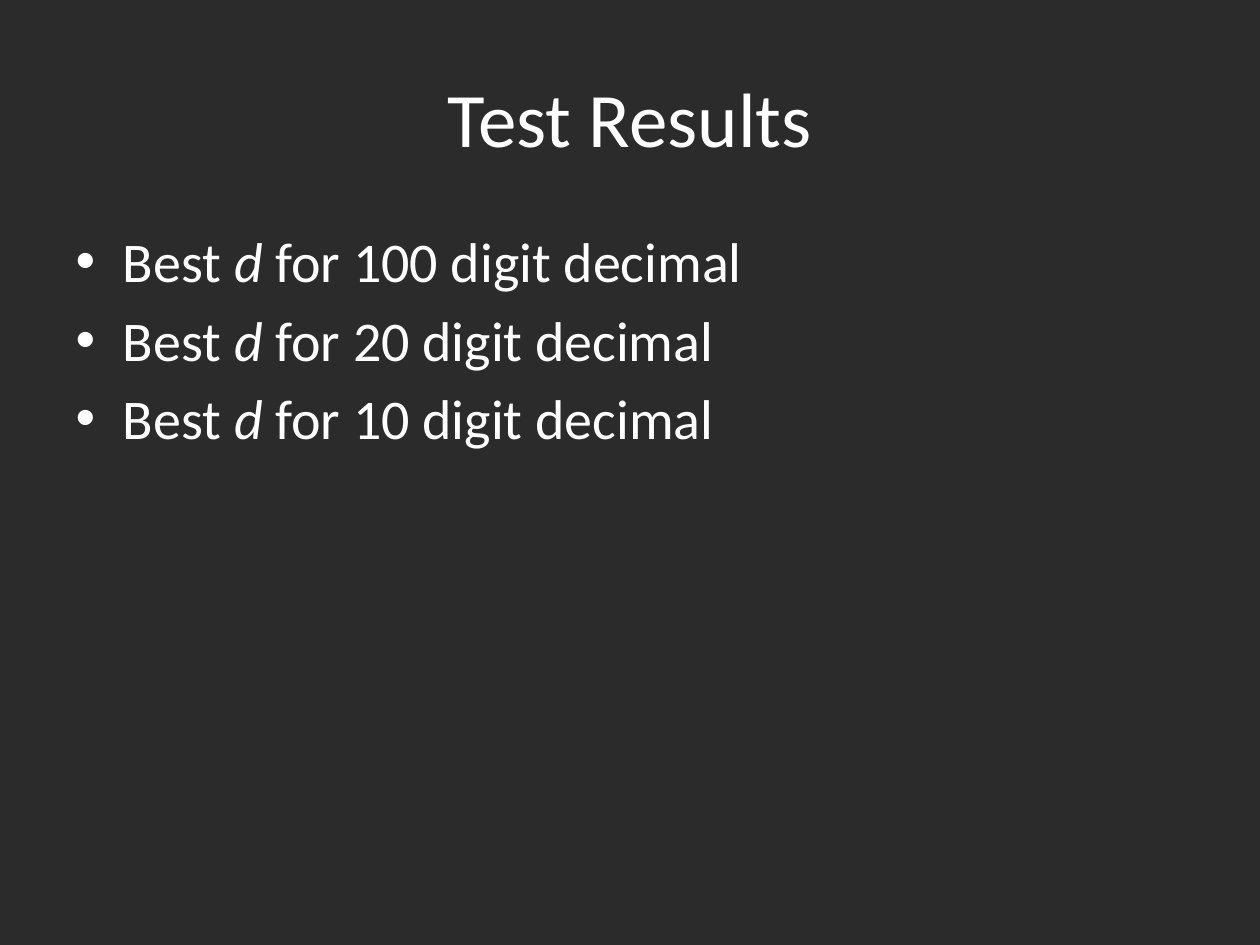
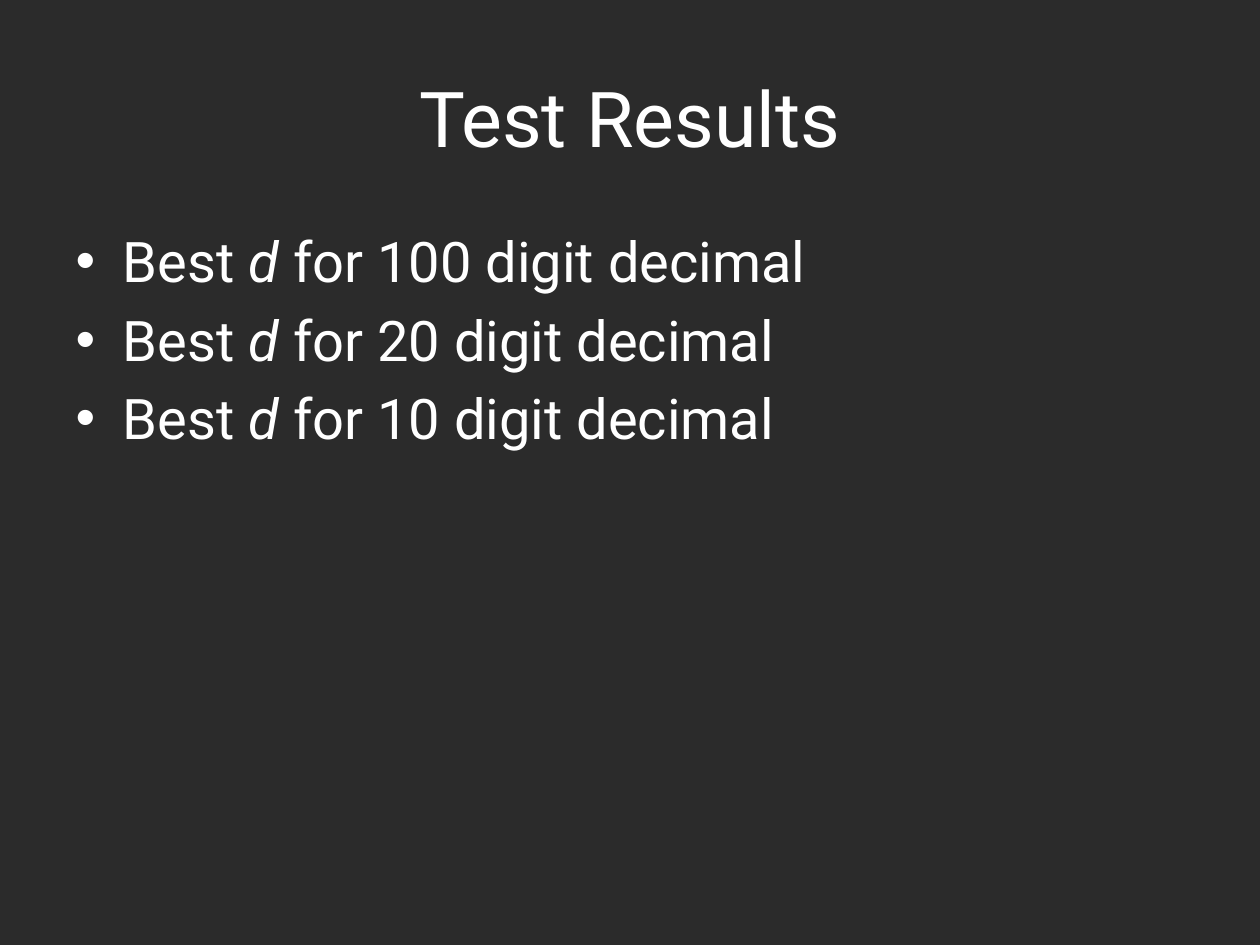
Before and after one commit to hyoshid1/project375, a slide deck: slide 6 of presentation.pptx. Drawn at 1260x945 pixels with LibreOffice and Linux fonts; fonts in the diff are those of the drawing; background and template pictures are left out; a plain dark background stands for a picture behind light text. Boxes give left, top, right and bottom in pixels: in the first picture for what was removed or moved away, otherwise in the second. Text is boxed around its words. In the diff, an @@ line names an element or a change of style, - is before the commit and + after.

```diff
--- a/presentation.pptx
+++ b/presentation.pptx
@@ title "Test Results" at [419, 89, 840, 148]: font Calibri to Roboto @@
@@ text "Best d for 100 digit ..." at [123, 239, 805, 451]: font Calibri to Roboto @@
```
Also in this commit, not shown: 6 other slides changed, 1 other file.
